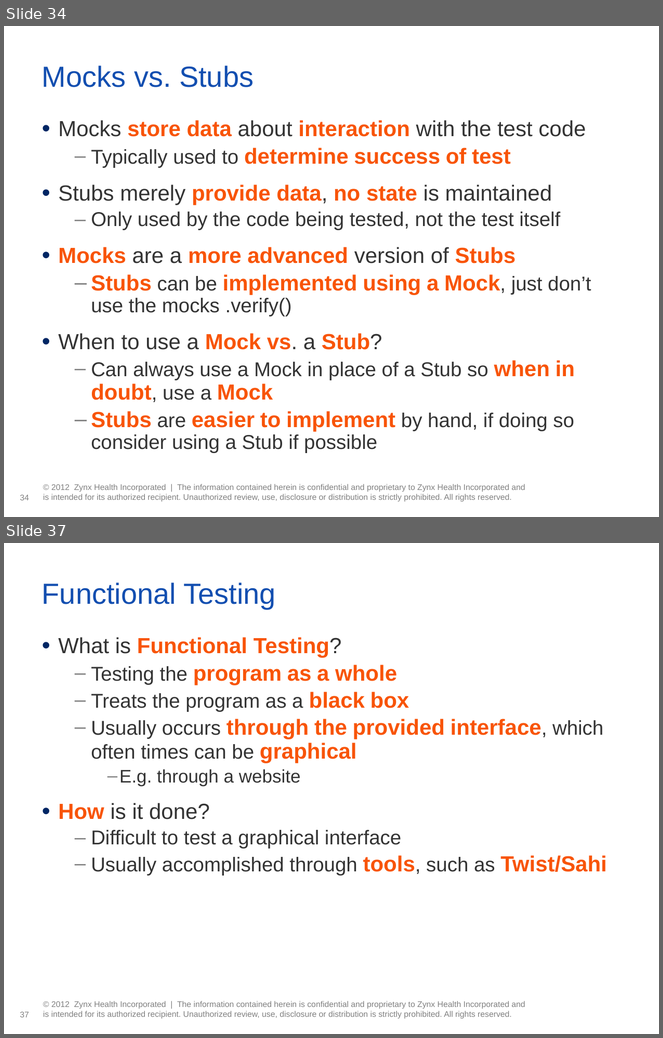
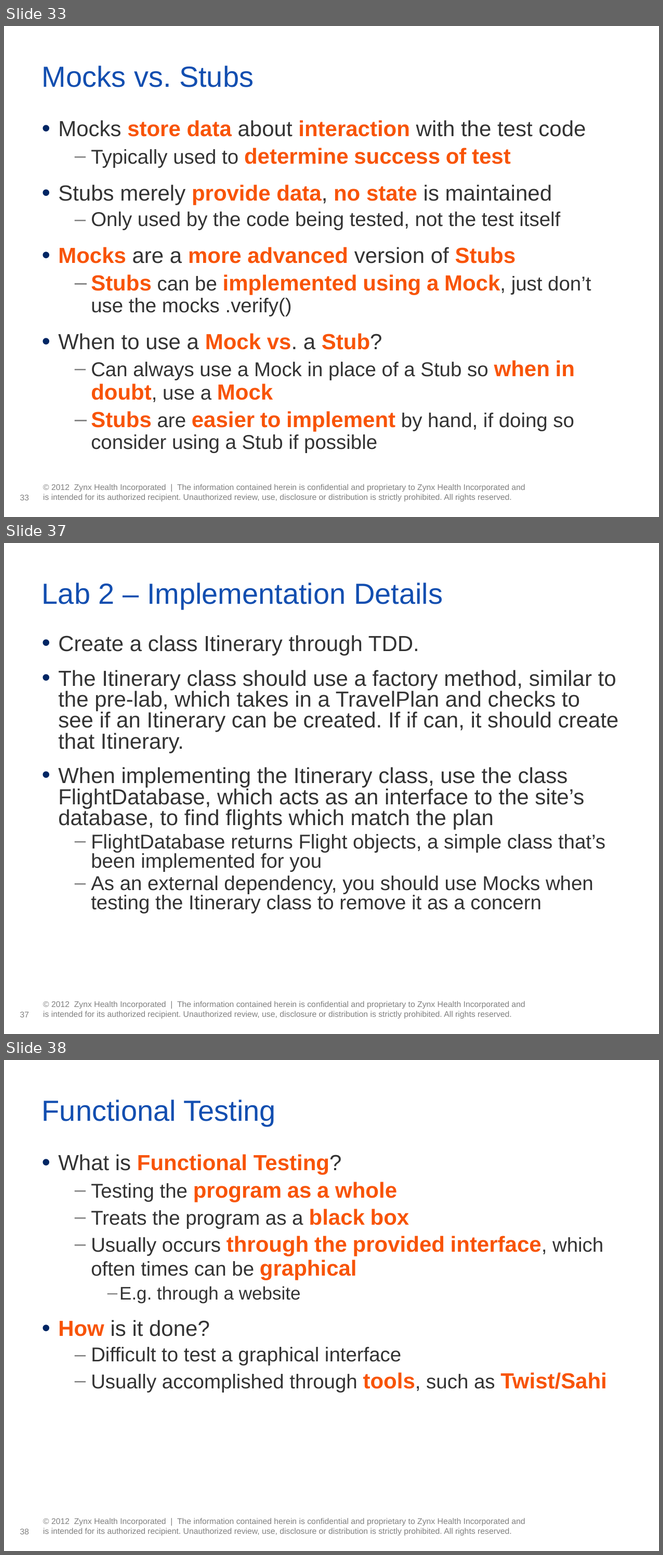
Before and after one commit to tathougies/zynx-se-bootcamp, a slide deck: testing/Testing Presentation.pptx. Shown one above the other, each under a label of ours: slides 34 and 37 before the commit, slides 33, 37 and 38 after it; the slides between them are not shown. The pictures are 663x1038 and 663x1555 pixels, drawn with LibreOffice and Linux fonts; fonts in the diff are those of the drawing; background and template pictures are left out. Boxes give left, top, right and bottom in pixels: in the first picture for what was removed or moved away, otherwise in the second. Text is boxed around its words. In the diff, an @@ line names an element or a change of style, - is before the commit and + after.

```diff
--- a/testing/Testing Presentation.pptx
+++ b/testing/Testing Presentation.pptx
@@ slide 37 added at [4, 543, 659, 1034], background #FFFFFF; not listed: 2 template elements that a slide beside it also shows @@
@@ title added at [42, 583, 443, 609], 32 pt, text #124EB0 @@
+Lab 2 – Implementation Details
@@ text added at [58, 635, 619, 914], 24 pt, text #333333 @@
+• Create a class Itinerary through TDD.
+• The Itinerary class should use a factory method, similar to the pre-lab, which takes in a TravelPlan and checks to see if an Itinerary can be created. If if can, it should create that Itinerary.
+• When implementing the Itinerary class, use the class FlightDatabase, which acts as an interface to the site’s database, to find flights which match the plan
+  – FlightDatabase returns Flight objects, a simple class that’s been implemented for you
+  – As an external dependency, you should use Mocks when testing the Itinerary class to remove it as a concern
@@ what was slide 34 is now slide 33 @@
@@ page number at [20, 495, 29, 501]: text changed @@
-34
+33
@@ what was slide 37 is now slide 38 @@
@@ page number at [20, 1529, 29, 1535]: text changed @@
-37
+38
```
Also in this commit, not shown: 2 slides changed, 3 other slides added, 3 slides removed, 13 other files.
